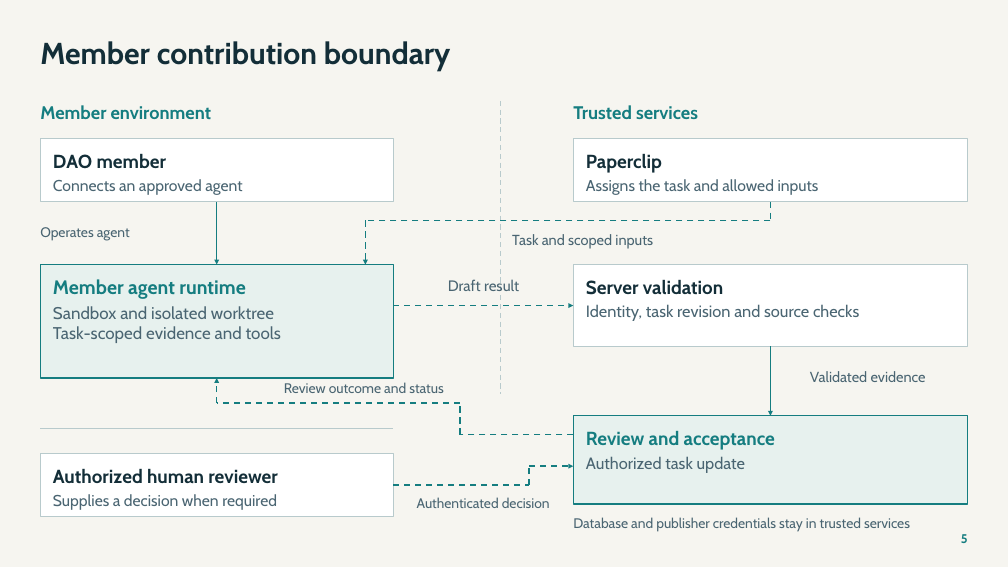
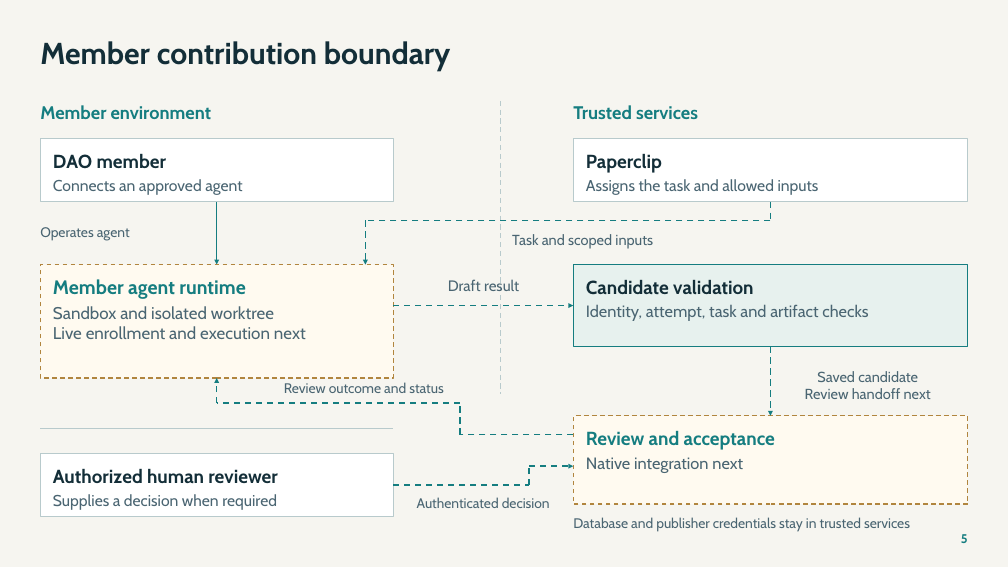
Before and after one commit to NetRxn/Inertia, a slide deck: slide 5 of Inertia-Architecture.pptx. Drawn at 1008x567 pixels with LibreOffice and Linux fonts; fonts in the diff are those of the drawing. Boxes give left, top, right and bottom in pixels: in the first picture for what was removed or moved away, otherwise in the second. Text is boxed around its words. In the diff, an @@ line names an element or a change of style, - is before the commit and + after.

Commit message:
docs: synchronize meeting discovery and member candidate status

```diff
--- a/Inertia-Architecture.pptx
+++ b/Inertia-Architecture.pptx
@@ rectangle at [41,265,393,379]: fill #E7F1EE to #FFFAF0; outline #157D80 1.35 pt to #B1853E 1.35 pt dashed @@
@@ rectangle at [573,265,967,346]: fill #FFFFFF to #E7F1EE; outline #B8CACC 1.35 pt to #157D80 1.35 pt @@
@@ text at [586,280,753,295]: text changed @@
-Server validation
+Candidate validation
@@ text at [53,326,306,339]: text changed @@
-Task-scoped evidence and tools
+Live enrollment and execution next
@@ text at [586,304,868,321]: text changed @@
-Identity, task revision and source checks
+Identity, attempt, task and artifact checks
@@ arrow (770, 346) - (770, 416): stroke #157D80 1.88 pt to #157D80 1.88 pt dashed @@
@@ text at [805,371,931,399]: text changed @@
-Validated evidence
+Saved candidate
+Review handoff next
@@ rectangle at [573,416,967,504]: fill #E7F1EE to #FFFAF0; outline #157D80 1.35 pt to #B1853E 1.35 pt dashed @@
@@ text at [586,457,743,473]: text changed @@
-Authorized task update
+Native integration next
```
Also in this commit, not shown: 3 other slides changed, 24 other files.
